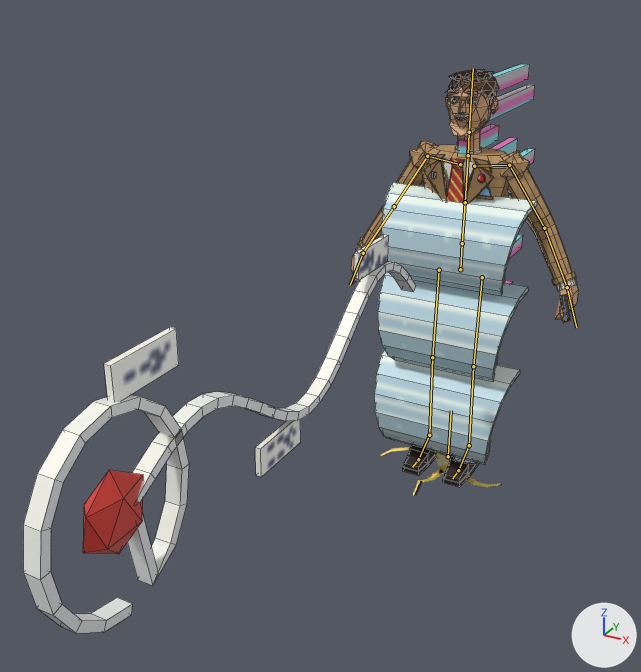
Renders of the Blender file art/dale.blend from each side of a commit.
The view is the same before and after, from a camera (50 mm lens) standing at (1.29, -3.67, 2.34) and looking at (-0.23, -0.91, 0.96). Lighting does not change. The marker at lower right points along +X, +Y and +Z. The picture after the commit comes second. The bones that bend it are drawn over the model as lines. Mesh edges are drawn as thin lines on the coarser meshes.

Names of what the first picture shows: 'dale_body', 'fx_cold_front', 'fx_isobar_lasso', 'fx_tape_skip' and 2 more.
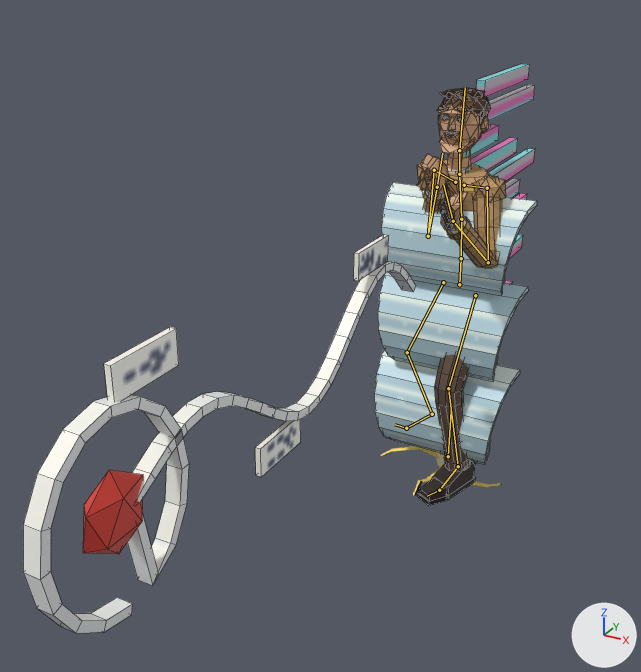
The newer file adds an action. The first version stands in its rest pose; the second is drawn at frame 1 of the action 'win_2'.

Changed parts and their boxes (x1, y1, x2, y2) in the pictures (641 x 672 px):
'dale_body', posed: before (351, 69, 578, 487); after (416, 88, 506, 506)
bone 'hips', root to tip: before (460, 269) to (462, 243); after (459, 284) to (461, 258)
bone 'spine', root to tip: before (462, 243) to (465, 202); after (461, 258) to (461, 219)
bone 'chest', root to tip: before (465, 202) to (468, 155); after (461, 219) to (459, 174)
bone 'neck', root to tip: before (468, 155) to (469, 132); after (459, 174) to (459, 150)
bone 'head', root to tip: before (469, 132) to (473, 68); after (459, 150) to (465, 87)
bone 'toe.L', root to tip: before (458, 470) to (452, 478); after (439, 490) to (427, 496)
bone 'toe.R', root to tip: before (418, 459) to (412, 467); after (406, 428) to (395, 424)

The change in detail:
Bone 'hips' (bone_hips) moves from (0.0, 0.0, 0.0) to (0.0, -0.073, 0.0).
Bone 'hips' (bone_hips) turns from (0, 0, 0) to (0, -25, 0) degrees about its own x, y and z.
Bone 'spine' (bone_spine) turns from (0, 0, 0) to (4, -4, 0) degrees about its own x, y and z.
Bone 'chest' (bone_chest) turns from (0, 0, 0) to (4, -3, 0) degrees about its own x, y and z.
Bone 'neck' (bone_neck) turns from (0, 0, 0) to (-9, 16, -4) degrees about its own x, y and z.
Bone 'head' (bone_head) turns from (0, 0, 0) to (-4, 12, 0) degrees about its own x, y and z.
Bone 'toe.L' (bone_toe_l) turns from (0, 0, 0) to (0, 1, -15) degrees about its own x, y and z.
Bone 'toe.R' (bone_toe_r) turns from (0, 0, 0) to (-1, 3, -50) degrees about its own x, y and z.
Bone 'ik_hand.L' (bone_ik_hand_l) moves from (0.0, 0.0, 0.0) to (0.256, -0.43, 0.41).
Bone 'ik_hand.L' (bone_ik_hand_l) turns from (0, 0, 0) to (30, 1, 166) degrees about its own x, y and z.
Bone 'ik_foot.L' (bone_ik_foot_l) moves from (0.0, 0.0, 0.0) to (-0.021, 0.186, 0.093).
Bone 'ik_foot.L' (bone_ik_foot_l) turns from (0, 0, 0) to (-1, 7, -13) degrees about its own x, y and z.
Bone 'pole_knee.L' (bone_pole_knee_l) moves from (0.0, 0.0, 0.0) to (-0.134, 0.013, 0.188).
Bone 'pole_elbow.L' (bone_pole_elbow_l) moves from (0.0, 0.0, 0.0) to (-0.11, -0.196, 0.345).
Bone 'ik_hand.R' (bone_ik_hand_r) moves from (0.0, 0.0, 0.0) to (-0.261, -0.521, 0.207).
Bone 'ik_hand.R' (bone_ik_hand_r) turns from (0, 0, 0) to (26, 0, -176) degrees about its own x, y and z.
Bone 'ik_foot.R' (bone_ik_foot_r) moves from (0.0, 0.0, 0.0) to (0.073, -0.186, -0.093).
Bone 'ik_foot.R' (bone_ik_foot_r) turns from (0, 0, 0) to (-9, 20, -47) degrees about its own x, y and z.
Bone 'pole_knee.R' (bone_pole_knee_r) moves from (0.0, 0.0, 0.0) to (-0.532, 0.013, -0.422).
Bone 'pole_elbow.R' (bone_pole_elbow_r) moves from (0.0, 0.0, 0.0) to (0.141, -0.123, 0.137).
